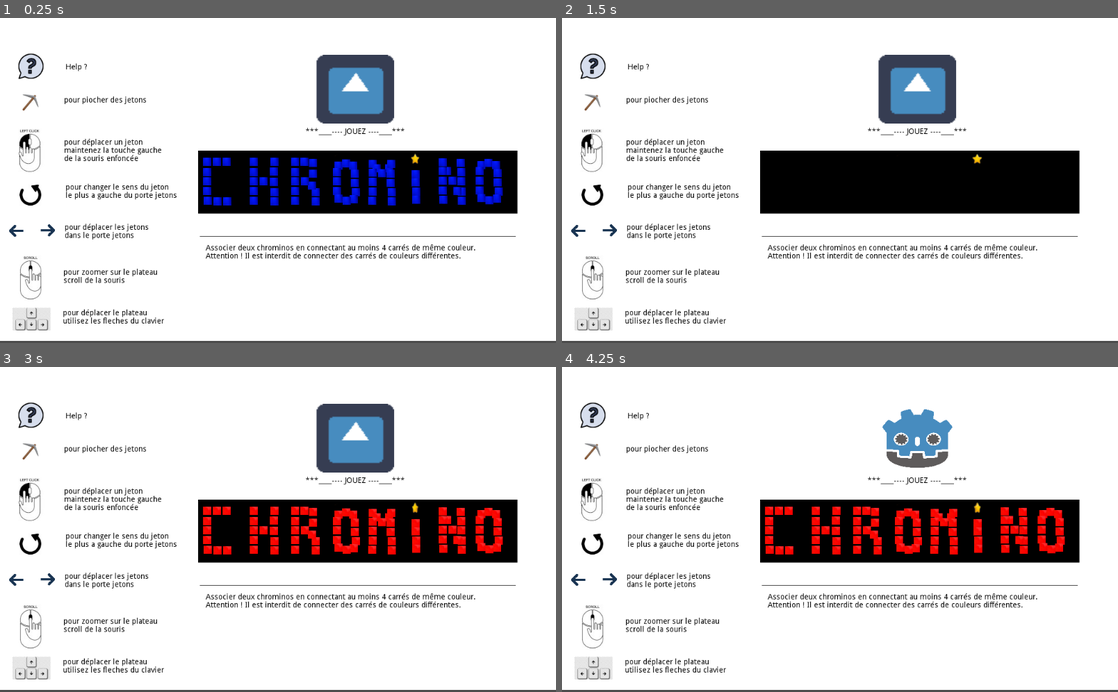
Above: before the commit, frames 1-4 (two rows, left to right).
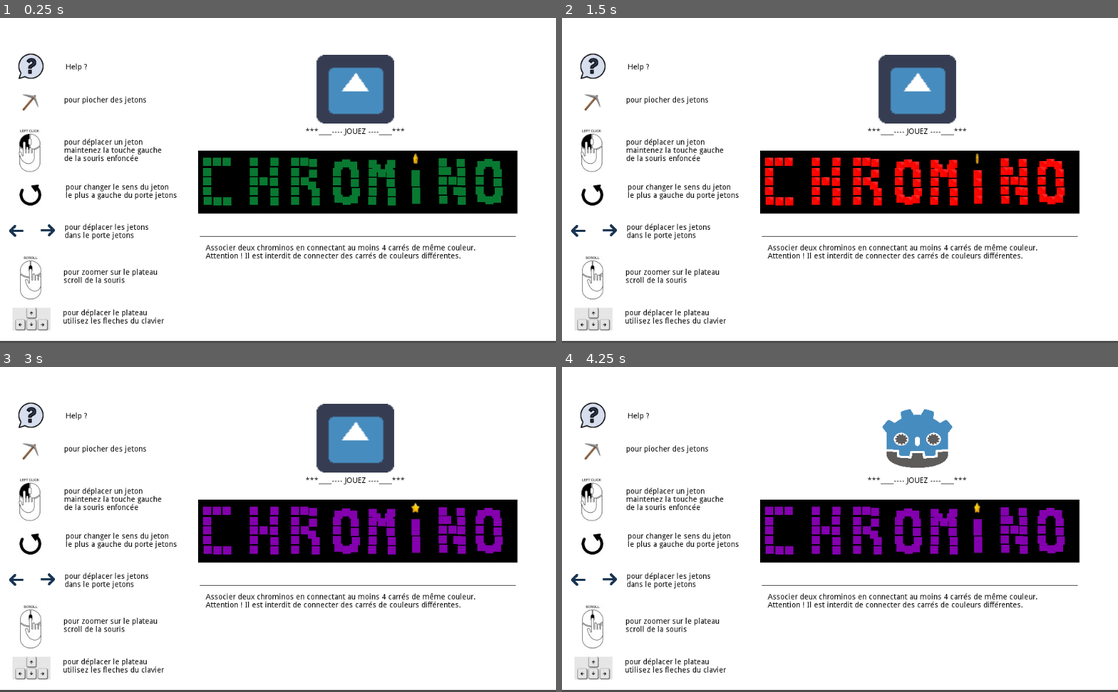
Above: after the commit, the same moments.

Repository: tartempion-sdr/chromino-V2
Game: Godot game, scene res://acceuil.tscn
The game is run twice, just before and just after one commit, with the same random seed, the same clock (stepped at 60 frames per second) and the same inputs. The engine's default icon, where the game draws it, is replaced by a stand-in: a white triangle on a blue panel in a dark square.
Inputs (mouse positions are in pixels of both pictures, inside the frame that each line leads up to):
- Up to frame 1 (0.25 s): no input
- Up to frame 2 (1.5 s): click "***____---- JOUEZ ----____***" at 0.5 s; click (656, 274) at 1.25 s
- Up to frame 3 (3 s): move the mouse to (400, 513) at 2.02 s; hold Right 2.03-2.78 s; click (400, 513) at 2.17 s; move the mouse to (166, 545) at 2.77 s; hold Down from 2.78 s (still down)
- Up to frame 4 (4.25 s): move the mouse to (895, 458) at 3.52 s; release Down at 3.53 s; hold Right from 3.53 s (still down)

The runs differ from the first frame. In frame 1, 3.3% of the frame differs, in the area x 36-91%, y 41-58%; in frame 2, 3.3%; in frame 3, 3.3%; in frame 4, 3.3%.

Commit message:
2eme optimisation ok stable

Diff:
--- a/acceuil.tscn
+++ b/acceuil.tscn
@@ -259,55 +259,55 @@
 [node name="AnimatedSprite" type="AnimatedSprite" parent="chromino/C"]
 position = Vector2( -327.096, 200.75 )
 frames = SubResource( 1 )
-frame = 2
+frame = 4
 playing = true
 
 [node name="AnimatedSprite6" type="AnimatedSprite" parent="chromino/C"]
 position = Vector2( -308.096, 273.75 )
 frames = SubResource( 1 )
-frame = 2
+frame = 4
 playing = true
 
 [node name="AnimatedSprite9" type="AnimatedSprite" parent="chromino/C"]
 position = Vector2( -290.096, 273.75 )
 frames = SubResource( 1 )
-frame = 2
+frame = 4
 playing = true
 
 [node name="AnimatedSprite7" type="AnimatedSprite" parent="chromino/C"]
 position = Vector2( -291.096, 200.75 )
 frames = SubResource( 1 )
-frame = 2
+frame = 4
 playing = true
 
 [node name="AnimatedSprite8" type="AnimatedSprite" parent="chromino/C"]
 position = Vector2( -309.096, 200.75 )
 frames = SubResource( 1 )
-frame = 2
+frame = 4
 playing = true
 
 [node name="AnimatedSprite5" type="AnimatedSprite" parent="chromino/C"]
 position = Vector2( -327.331, 219.485 )
 frames = SubResource( 1 )
-frame = 2
+frame = 4
 playing = true
 
 [node name="AnimatedSprite4" type="AnimatedSprite" parent="chromino/C"]
 position = Vector2( -327.096, 237.25 )
 frames = SubResource( 1 )
-frame = 2
+frame = 4
 playing = true
 
 [node name="AnimatedSprite2" type="AnimatedSprite" parent="chromino/C"]
 position = Vector2( -325.878, 273.29 )
 frames = SubResource( 2 )
-frame = 2
+frame = 4
 playing = true
 
 [node name="AnimatedSprite3" type="AnimatedSprite" parent="chromino/C"]
 position = Vector2( -327.096, 255.25 )
 frames = SubResource( 1 )
-frame = 2
+frame = 4
 playing = true
 
 [node name="H" type="Area2D" parent="chromino"]
@@ -316,67 +316,67 @@
 [node name="AnimatedSprite" type="AnimatedSprite" parent="chromino/H"]
 position = Vector2( -327.096, 200.75 )
 frames = SubResource( 1 )
-frame = 2
+frame = 4
 playing = true
 
 [node name="AnimatedSprite11" type="AnimatedSprite" parent="chromino/H"]
 position = Vector2( -289.598, 200.75 )
 frames = SubResource( 1 )
-frame = 2
+frame = 4
 playing = true
 
 [node name="AnimatedSprite6" type="AnimatedSprite" parent="chromino/H"]
 position = Vector2( -289.247, 256.779 )
 frames = SubResource( 1 )
-frame = 2
+frame = 4
 playing = true
 
 [node name="AnimatedSprite9" type="AnimatedSprite" parent="chromino/H"]
 position = Vector2( -289.096, 273.75 )
 frames = SubResource( 1 )
-frame = 2
+frame = 4
 playing = true
 
 [node name="AnimatedSprite7" type="AnimatedSprite" parent="chromino/H"]
 position = Vector2( -290.389, 237.933 )
 frames = SubResource( 1 )
-frame = 2
+frame = 4
 playing = true
 
 [node name="AnimatedSprite8" type="AnimatedSprite" parent="chromino/H"]
 position = Vector2( -290.297, 219.063 )
 frames = SubResource( 1 )
-frame = 2
+frame = 4
 playing = true
 
 [node name="AnimatedSprite5" type="AnimatedSprite" parent="chromino/H"]
 position = Vector2( -327.331, 219.485 )
 frames = SubResource( 1 )
-frame = 2
+frame = 4
 playing = true
 
 [node name="AnimatedSprite4" type="AnimatedSprite" parent="chromino/H"]
 position = Vector2( -327.096, 237.25 )
 frames = SubResource( 1 )
-frame = 2
+frame = 4
 playing = true
 
 [node name="AnimatedSprite10" type="AnimatedSprite" parent="chromino/H"]
 position = Vector2( -309.096, 237.25 )
 frames = SubResource( 1 )
-frame = 2
+frame = 4
 playing = true
 
 [node name="AnimatedSprite3" type="AnimatedSprite" parent="chromino/H"]
 position = Vector2( -327.096, 255.25 )
 frames = SubResource( 1 )
-frame = 2
+frame = 4
 playing = true
 
 [node name="AnimatedSprite2" type="AnimatedSprite" parent="chromino/H"]
 position = Vector2( -326.879, 273.29 )
 frames = SubResource( 2 )
-frame = 2
+frame = 4
 playing = true
 
 [node name="R" type="Area2D" parent="chromino"]
@@ -385,73 +385,73 @@
 [node name="AnimatedSprite" type="AnimatedSprite" parent="chromino/R"]
 position = Vector2( -327.096, 200.75 )
 frames = SubResource( 1 )
-frame = 2
+frame = 4
 playing = true
 
 [node name="AnimatedSprite12" type="AnimatedSprite" parent="chromino/R"]
 position = Vector2( -310.096, 200.75 )
 frames = SubResource( 1 )
-frame = 2
+frame = 4
 playing = true
 
 [node name="AnimatedSprite11" type="AnimatedSprite" parent="chromino/R"]
 position = Vector2( -293.842, 203.245 )
 frames = SubResource( 1 )
-frame = 2
+frame = 4
 playing = true
 
 [node name="AnimatedSprite6" type="AnimatedSprite" parent="chromino/R"]
 position = Vector2( -289.247, 256.779 )
 frames = SubResource( 1 )
-frame = 2
+frame = 4
 playing = true
 
 [node name="AnimatedSprite9" type="AnimatedSprite" parent="chromino/R"]
 position = Vector2( -289.096, 273.75 )
 frames = SubResource( 1 )
-frame = 2
+frame = 4
 playing = true
 
 [node name="AnimatedSprite7" type="AnimatedSprite" parent="chromino/R"]
 position = Vector2( -295.953, 245.201 )
 frames = SubResource( 1 )
-frame = 2
+frame = 4
 playing = true
 
 [node name="AnimatedSprite8" type="AnimatedSprite" parent="chromino/R"]
 position = Vector2( -294.04, 223.307 )
 frames = SubResource( 1 )
-frame = 2
+frame = 4
 playing = true
 
 [node name="AnimatedSprite5" type="AnimatedSprite" parent="chromino/R"]
 position = Vector2( -327.331, 219.485 )
 frames = SubResource( 1 )
-frame = 2
+frame = 4
 playing = true
 
 [node name="AnimatedSprite4" type="AnimatedSprite" parent="chromino/R"]
 position = Vector2( -327.096, 237.25 )
 frames = SubResource( 1 )
-frame = 2
+frame = 4
 playing = true
 
 [node name="AnimatedSprite10" type="AnimatedSprite" parent="chromino/R"]
 position = Vector2( -309.096, 237.25 )
 frames = SubResource( 1 )
-frame = 2
+frame = 4
 playing = true
 
 [node name="AnimatedSprite3" type="AnimatedSprite" parent="chromino/R"]
 position = Vector2( -327.096, 255.25 )
 frames = SubResource( 1 )
-frame = 2
+frame = 4
 playing = true
 
 [node name="AnimatedSprite2" type="AnimatedSprite" parent="chromino/R"]
 position = Vector2( -327.138, 273.29 )
 frames = SubResource( 2 )
-frame = 2
+frame = 4
 playing = true
 
 [node name="O" type="Area2D" parent="chromino"]
@@ -460,73 +460,73 @@
 [node name="AnimatedSprite" type="AnimatedSprite" parent="chromino/O"]
 position = Vector2( -324.096, 207.75 )
 frames = SubResource( 1 )
-frame = 2
+frame = 4
 playing = true
 
 [node name="AnimatedSprite12" type="AnimatedSprite" parent="chromino/O"]
 position = Vector2( -310.096, 203.75 )
 frames = SubResource( 1 )
-frame = 2
+frame = 4
 playing = true
 
 [node name="AnimatedSprite11" type="AnimatedSprite" parent="chromino/O"]
 position = Vector2( -296.842, 208.245 )
 frames = SubResource( 1 )
-frame = 2
+frame = 4
 playing = true
 
 [node name="AnimatedSprite6" type="AnimatedSprite" parent="chromino/O"]
 position = Vector2( -292.247, 256.779 )
 frames = SubResource( 1 )
-frame = 2
+frame = 4
 playing = true
 
 [node name="AnimatedSprite9" type="AnimatedSprite" parent="chromino/O"]
 position = Vector2( -296.219, 269.75 )
 frames = SubResource( 1 )
-frame = 2
+frame = 4
 playing = true
 
 [node name="AnimatedSprite7" type="AnimatedSprite" parent="chromino/O"]
 position = Vector2( -293.953, 240.201 )
 frames = SubResource( 1 )
-frame = 2
+frame = 4
 playing = true
 
 [node name="AnimatedSprite8" type="AnimatedSprite" parent="chromino/O"]
 position = Vector2( -294.04, 223.307 )
 frames = SubResource( 1 )
-frame = 2
+frame = 4
 playing = true
 
 [node name="AnimatedSprite5" type="AnimatedSprite" parent="chromino/O"]
 position = Vector2( -327.331, 219.485 )
 frames = SubResource( 1 )
-frame = 2
+frame = 4
 playing = true
 
 [node name="AnimatedSprite4" type="AnimatedSprite" parent="chromino/O"]
 position = Vector2( -327.096, 237.25 )
 frames = SubResource( 1 )
-frame = 2
+frame = 4
 playing = true
 
 [node name="AnimatedSprite3" type="AnimatedSprite" parent="chromino/O"]
 position = Vector2( -327.096, 255.25 )
 frames = SubResource( 1 )
-frame = 2
+frame = 4
 playing = true
 
 [node name="AnimatedSprite2" type="AnimatedSprite" parent="chromino/O"]
 position = Vector2( -324.138, 269.29 )
 frames = SubResource( 2 )
-frame = 2
+frame = 4
 playing = true
 
 [node name="AnimatedSprite10" type="AnimatedSprite" parent="chromino/O"]
 position = Vector2( -309.138, 273.29 )
 frames = SubResource( 2 )
-frame = 2
+frame = 4
 playing = true
 
 [node name="M" type="Area2D" parent="chromino"]
@@ -535,79 +535,79 @@
 [node name="AnimatedSprite" type="AnimatedSprite" parent="chromino/M"]
 position = Vector2( -327.096, 203.75 )
 frames = SubResource( 1 )
-frame = 2
+frame = 4
 playing = true
 
 [node name="AnimatedSprite12" type="AnimatedSprite" parent="chromino/M"]
 position = Vector2( -320.096, 211.75 )
 frames = SubResource( 1 )
-frame = 2
+frame = 4
 playing = true
 
 [node name="AnimatedSprite13" type="AnimatedSprite" parent="chromino/M"]
 position = Vector2( -297.096, 211.75 )
 frames = SubResource( 1 )
-frame = 2
+frame = 4
 playing = true
 
 [node name="AnimatedSprite11" type="AnimatedSprite" parent="chromino/M"]
 position = Vector2( -293.135, 203.537 )
 frames = SubResource( 1 )
-frame = 2
+frame = 4
 playing = true
 
 [node name="AnimatedSprite6" type="AnimatedSprite" parent="chromino/M"]
 position = Vector2( -292.247, 255.779 )
 frames = SubResource( 1 )
-frame = 2
+frame = 4
 playing = true
 
 [node name="AnimatedSprite9" type="AnimatedSprite" parent="chromino/M"]
 position = Vector2( -292.096, 272.75 )
 frames = SubResource( 1 )
-frame = 2
+frame = 4
 playing = true
 
 [node name="AnimatedSprite7" type="AnimatedSprite" parent="chromino/M"]
 position = Vector2( -293.953, 239.201 )
 frames = SubResource( 1 )
-frame = 2
+frame = 4
 playing = true
 
 [node name="AnimatedSprite8" type="AnimatedSprite" parent="chromino/M"]
 position = Vector2( -294.04, 222.307 )
 frames = SubResource( 1 )
-frame = 2
+frame = 4
 playing = true
 
 [node name="AnimatedSprite5" type="AnimatedSprite" parent="chromino/M"]
 position = Vector2( -327.331, 219.485 )
 frames = SubResource( 1 )
-frame = 2
+frame = 4
 playing = true
 
 [node name="AnimatedSprite4" type="AnimatedSprite" parent="chromino/M"]
 position = Vector2( -327.096, 237.25 )
 frames = SubResource( 1 )
-frame = 2
+frame = 4
 playing = true
 
 [node name="AnimatedSprite3" type="AnimatedSprite" parent="chromino/M"]
 position = Vector2( -327.096, 255.25 )
 frames = SubResource( 1 )
-frame = 2
+frame = 4
 playing = true
 
 [node name="AnimatedSprite2" type="AnimatedSprite" parent="chromino/M"]
 position = Vector2( -328.082, 272.29 )
 frames = SubResource( 2 )
-frame = 2
+frame = 4
 playing = true
 
 [node name="AnimatedSprite10" type="AnimatedSprite" parent="chromino/M"]
 position = Vector2( -310.138, 221.29 )
 frames = SubResource( 2 )
-frame = 2
+frame = 4
 playing = true
 
 [node name="I" type="Area2D" parent="chromino"]
@@ -616,25 +616,25 @@
 [node name="AnimatedSprite8" type="AnimatedSprite" parent="chromino/I"]
 position = Vector2( -311.789, 225.937 )
 frames = SubResource( 1 )
-frame = 2
+frame = 4
 playing = true
 
 [node name="AnimatedSprite4" type="AnimatedSprite" parent="chromino/I"]
 position = Vector2( -311.717, 241.659 )
 frames = SubResource( 1 )
-frame = 2
+frame = 4
 playing = true
 
 [node name="AnimatedSprite3" type="AnimatedSprite" parent="chromino/I"]
 position = Vector2( -310.977, 257.769 )
 frames = SubResource( 1 )
-frame = 2
+frame = 4
 playing = true
 
 [node name="AnimatedSprite10" type="AnimatedSprite" parent="chromino/I"]
 position = Vector2( -311.195, 273.29 )
 frames = SubResource( 2 )
-frame = 2
+frame = 4
 playing = true
 
 [node name="N" type="Area2D" parent="chromino"]
@@ -643,79 +643,79 @@
 [node name="AnimatedSprite" type="AnimatedSprite" parent="chromino/N"]
 position = Vector2( -327.096, 202.75 )
 frames = SubResource( 1 )
-frame = 2
+frame = 4
 playing = true
 
 [node name="AnimatedSprite12" type="AnimatedSprite" parent="chromino/N"]
 position = Vector2( -309.506, 237.248 )
 frames = SubResource( 1 )
-frame = 2
+frame = 4
 playing = true
 
 [node name="AnimatedSprite13" type="AnimatedSprite" parent="chromino/N"]
 position = Vector2( -319.506, 219.248 )
 frames = SubResource( 1 )
-frame = 2
+frame = 4
 playing = true
 
 [node name="AnimatedSprite11" type="AnimatedSprite" parent="chromino/N"]
 position = Vector2( -293.842, 204.245 )
 frames = SubResource( 1 )
-frame = 2
+frame = 4
 playing = true
 
 [node name="AnimatedSprite6" type="AnimatedSprite" parent="chromino/N"]
 position = Vector2( -292.247, 256.779 )
 frames = SubResource( 1 )
-frame = 2
+frame = 4
 playing = true
 
 [node name="AnimatedSprite9" type="AnimatedSprite" parent="chromino/N"]
 position = Vector2( -292.096, 273.75 )
 frames = SubResource( 1 )
-frame = 2
+frame = 4
 playing = true
 
 [node name="AnimatedSprite7" type="AnimatedSprite" parent="chromino/N"]
 position = Vector2( -292.953, 238.201 )
 frames = SubResource( 1 )
-frame = 2
+frame = 4
 playing = true
 
 [node name="AnimatedSprite8" type="AnimatedSprite" parent="chromino/N"]
 position = Vector2( -293.04, 221.307 )
 frames = SubResource( 1 )
-frame = 2
+frame = 4
 playing = true
 
 [node name="AnimatedSprite5" type="AnimatedSprite" parent="chromino/N"]
 position = Vector2( -327.331, 219.485 )
 frames = SubResource( 1 )
-frame = 2
+frame = 4
 playing = true
 
 [node name="AnimatedSprite4" type="AnimatedSprite" parent="chromino/N"]
 position = Vector2( -327.096, 237.25 )
 frames = SubResource( 1 )
-frame = 2
+frame = 4
 playing = true
 
 [node name="AnimatedSprite3" type="AnimatedSprite" parent="chromino/N"]
 position = Vector2( -327.096, 255.25 )
 frames = SubResource( 1 )
-frame = 2
+frame = 4
 playing = true
 
 [node name="AnimatedSprite2" type="AnimatedSprite" parent="chromino/N"]
 position = Vector2( -326.138, 272.29 )
 frames = SubResource( 2 )
-frame = 2
+frame = 4
 playing = true
 
 [node name="AnimatedSprite10" type="AnimatedSprite" parent="chromino/N"]
 position = Vector2( -300.319, 256.321 )
 frames = SubResource( 2 )
-frame = 2
+frame = 4
 playing = true
 
 [node name="O2" type="Area2D" parent="chromino"]
@@ -724,73 +724,73 @@
 [node name="AnimatedSprite" type="AnimatedSprite" parent="chromino/O2"]
 position = Vector2( -324.096, 207.75 )
 frames = SubResource( 1 )
-frame = 2
+frame = 4
 playing = true
 
 [node name="AnimatedSprite12" type="AnimatedSprite" parent="chromino/O2"]
 position = Vector2( -310.987, 203.75 )
 frames = SubResource( 1 )
-frame = 2
+frame = 4
 playing = true
 
 [node name="AnimatedSprite11" type="AnimatedSprite" parent="chromino/O2"]
 position = Vector2( -296.842, 208.245 )
 frames = SubResource( 1 )
-frame = 2
+frame = 4
 playing = true
 
 [node name="AnimatedSprite6" type="AnimatedSprite" parent="chromino/O2"]
 position = Vector2( -292.247, 256.779 )
 frames = SubResource( 1 )
-frame = 2
+frame = 4
 playing = true
 
 [node name="AnimatedSprite9" type="AnimatedSprite" parent="chromino/O2"]
 position = Vector2( -295.096, 269.75 )
 frames = SubResource( 1 )
-frame = 2
+frame = 4
 playing = true
 
 [node name="AnimatedSprite7" type="AnimatedSprite" parent="chromino/O2"]
 position = Vector2( -293.953, 240.201 )
 frames = SubResource( 1 )
-frame = 2
+frame = 4
 playing = true
 
 [node name="AnimatedSprite8" type="AnimatedSprite" parent="chromino/O2"]
 position = Vector2( -294.04, 223.307 )
 frames = SubResource( 1 )
-frame = 2
+frame = 4
 playing = true
 
 [node name="AnimatedSprite5" type="AnimatedSprite" parent="chromino/O2"]
 position = Vector2( -327.331, 219.485 )
 frames = SubResource( 1 )
-frame = 2
+frame = 4
 playing = true
 
 [node name="AnimatedSprite4" type="AnimatedSprite" parent="chromino/O2"]
 position = Vector2( -327.096, 237.25 )
 frames = SubResource( 1 )
-frame = 2
+frame = 4
 playing = true
 
 [node name="AnimatedSprite3" type="AnimatedSprite" parent="chromino/O2"]
 position = Vector2( -327.096, 255.25 )
 frames = SubResource( 1 )
-frame = 2
+frame = 4
 playing = true
 
 [node name="AnimatedSprite2" type="AnimatedSprite" parent="chromino/O2"]
 position = Vector2( -324.138, 269.29 )
 frames = SubResource( 2 )
-frame = 2
+frame = 4
 playing = true
 
 [node name="AnimatedSprite10" type="AnimatedSprite" parent="chromino/O2"]
 position = Vector2( -309.138, 273.29 )
 frames = SubResource( 2 )
-frame = 2
+frame = 4
 playing = true
 
 [node name="RichTextLabel" type="RichTextLabel" parent="."]
@@ -826,5 +826,6 @@
 position = Vector2( 0.810211, -3.11145 )
 z_index = 4
 frames = SubResource( 3 )
+frame = 5
 playing = true
 [connection signal="pressed" from="jouez" to="jouez" method="_on_jouez_pressed"]
--- a/coordinator/Coordinator.gd
+++ b/coordinator/Coordinator.gd
@@ -30,7 +30,8 @@
 	Globals.alternance_pos_carre_blanc_plateau
 	Globals.liste_colision_autour = []
 	Globals.path_blanc = 0
-	Globals.list_economie_test_position_plateau = []
+	Globals.list_economie_is_horizontal_test_position_plateau = []
+	Globals.list_economie_is_vertical_test_position_plateau = []
 	Globals.index_pioche_ia = 0
 	Globals.jeton_blanc_3 = false
 	ecran_actuel.get_tree().change_scene(Ecran.jeu)
--- a/globals.gd
+++ b/globals.gd
@@ -23,7 +23,8 @@
 var alternance_pos_carre_blanc_plateau
 var liste_colision_autour = []
 var path_blanc = 0
-var list_economie_test_position_plateau = []
+var list_economie_is_horizontal_test_position_plateau = []
+var list_economie_is_vertical_test_position_plateau = []
 var index_pioche_ia = 0
 var jeton_blanc_3 = false
 var list_position_pioche_jetons = [(Vector2(280, 543)),
--- a/jetons.gd
+++ b/jetons.gd
@@ -328,7 +328,8 @@
 	#print("joueurIa")
 	#test eco
 
-	Globals.list_economie_test_position_plateau.clear()
+	Globals.list_economie_is_horizontal_test_position_plateau.clear()
+	Globals.list_economie_is_vertical_test_position_plateau.clear()
 	var tour_deux_pour_liste_eco:int = 0
 
 	var node2d_scene = get_tree().get_root().get_node("Node2D")
@@ -355,14 +356,18 @@
 						Globals.alternance_pos_carre_blanc_plateau = Globals.position_de_chaque_carre_du_plateau
 					else:
 
-						Globals.alternance_pos_carre_blanc_plateau = Globals.list_economie_test_position_plateau
+						var jeton:Jeton = Globals.list_affiche_position_porte_jetons_ia[0]
+						if jeton.is_vertical():
+							Globals.alternance_pos_carre_blanc_plateau = Globals.list_economie_is_vertical_test_position_plateau
+						if jeton.is_horizontal():
+							Globals.alternance_pos_carre_blanc_plateau = Globals.list_economie_is_horizontal_test_position_plateau
 				else:
 					print("Erreur : script_node2D est null")
 					var tourne_ia = script_node2D.call("tourne_jeton")
 					tourne_ia
 
 				#test_eco
-				print("nb de cases = " + str(Globals.list_economie_test_position_plateau.size()))
+				print("nb de cases = " + str(Globals.alternance_pos_carre_blanc_plateau.size()))
 
 
 				for index in range(Globals.alternance_pos_carre_blanc_plateau.size()):
@@ -371,6 +376,7 @@
 						var visi_node_ia = Globals.list_affiche_position_porte_jetons_ia[0]
 						var target_id = visi_node_ia.jeton_id  # Remplace par ton ID de nœud
 						var node = Globals.find_node_by_instance_id(get_tree().root, target_id)
+
 						if not Globals.jeton_ia_place_trouver:
 
 
@@ -379,17 +385,24 @@
 							child_scale.scale.x = Globals.taille
 							child_scale.scale.y = Globals.taille
 							node.visible = true
-							yield(get_tree().create_timer(0.05), "timeout") # Attendre 1 seconde entre chaque position
+							yield(get_tree().create_timer(0.005), "timeout") # Attendre 1 seconde entre chaque position
 
 
 							#test_eco
 
-							if tour_deux_pour_liste_eco < 3 and Globals.jeton_blanc_3 and Globals.liste_colision_autour.size() == 8 and Globals.path_blanc < 8 and not Globals.list_economie_test_position_plateau.has(node.position):
+							if tour_deux_pour_liste_eco < 3 and Globals.jeton_blanc_3 and Globals.liste_colision_autour.size() == 8 and Globals.path_blanc < 8 :
+							#and not Globals.alternance_pos_carre_blanc_plateau.has(node.position):
 								print("path_blanc = " + str(Globals.path_blanc))
 								print("La variable n'est pas dans la liste.")
-								Globals.list_economie_test_position_plateau.append(Globals.alternance_pos_carre_blanc_plateau[index])
-								print("eco list = " + str(Globals.list_economie_test_position_plateau.size()))
-
+								var jeton:Jeton = Globals.list_affiche_position_porte_jetons_ia[0]
+								if jeton.is_vertical():
+									Globals.list_economie_is_vertical_test_position_plateau.append(Globals.position_de_chaque_carre_du_plateau[index])
+								if jeton.is_horizontal():
+									Globals.list_economie_is_horizontal_test_position_plateau.append(Globals.position_de_chaque_carre_du_plateau[index])
+
+
+								print("eco list = " + str(Globals.list_economie_is_horizontal_test_position_plateau.size()))
+								print("eco list = " + str(Globals.list_economie_is_vertical_test_position_plateau.size()))
 
 							else:
 								pass
